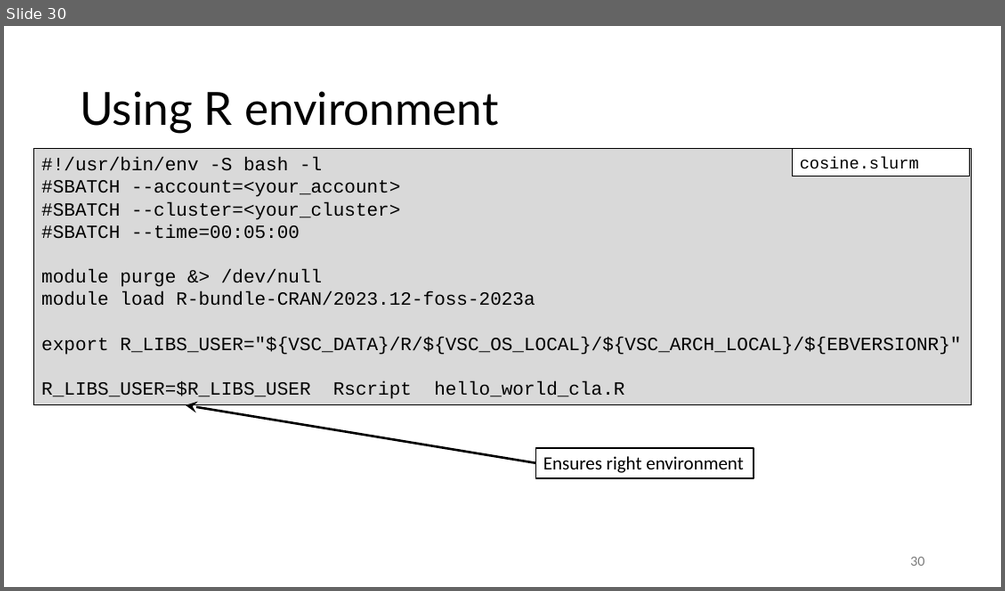
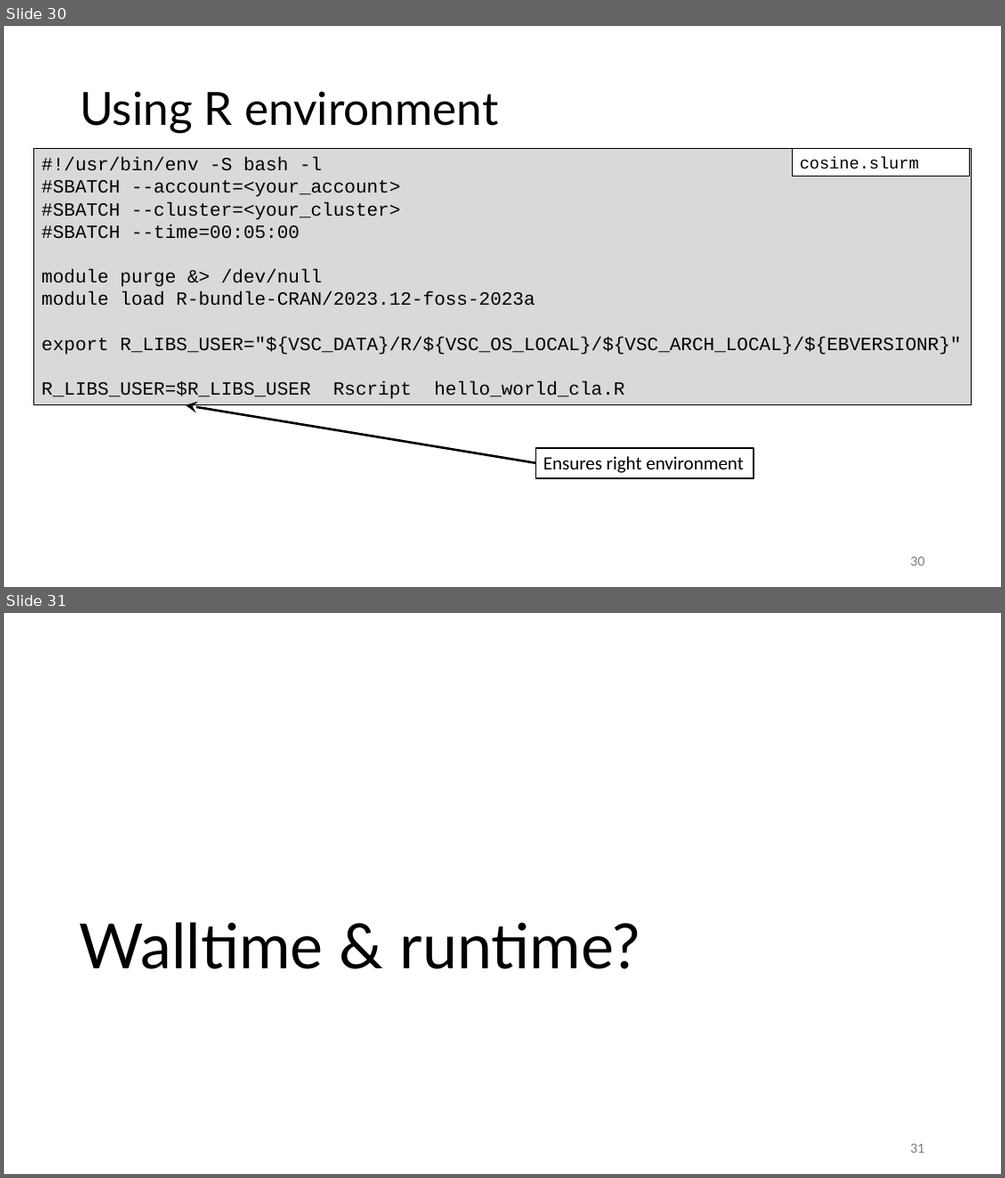
Before and after one commit to gjbex/Best-practices-for-data-science-on-HPC, a slide deck: best_practices_for_data_science_on_hpc.pptx. Shown one above the other, each under a label of ours: slide 30 before the commit, slides 30 and 31 after it. The pictures are 1005x591 and 1005x1178 pixels, drawn with LibreOffice and Linux fonts; fonts in the diff are those of the drawing. Boxes give left, top, right and bottom in pixels: in the first picture for what was removed or moved away, otherwise in the second. Text is boxed around its words. In the diff, an @@ line names an element or a change of style, - is before the commit and + after.

Commit message:
Add slides on walltime and memory benchmarking

```diff
--- a/best_practices_for_data_science_on_hpc.pptx
+++ b/best_practices_for_data_science_on_hpc.pptx
@@ slide 31 added at (4,613,1001,1174), background #FFFFFF @@
@@ title added at (80,922,640,969), 60 pt, text #000000 @@
+Walltime & runtime?
@@ page number added at (910,1143,924,1152), 12 pt, text #797979 @@
+31
```
Also in this commit, not shown: 11 other slides added.
